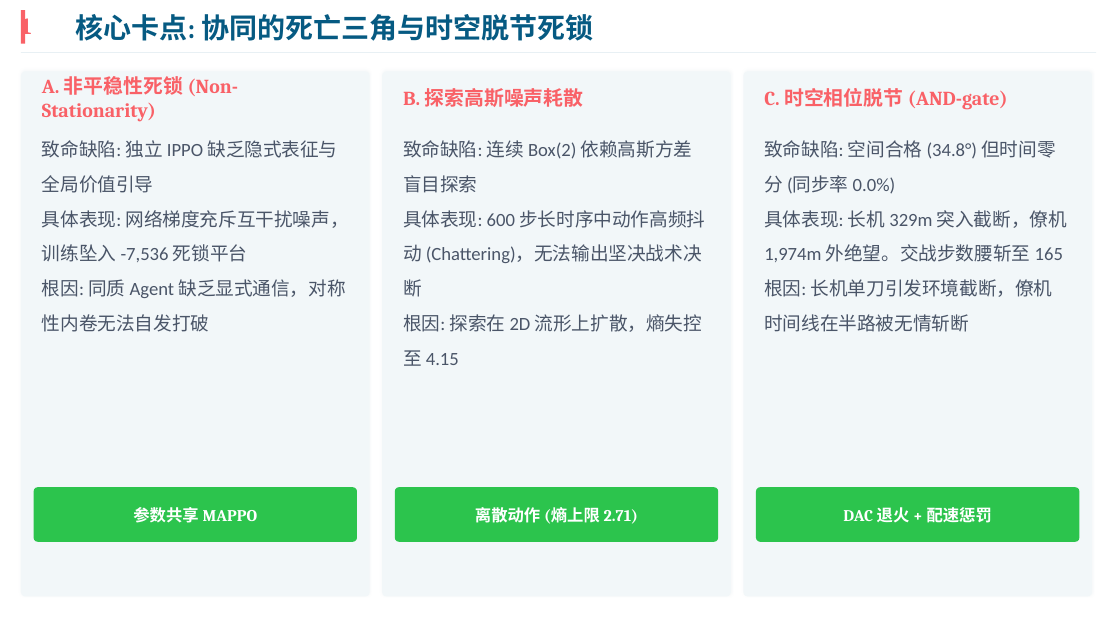
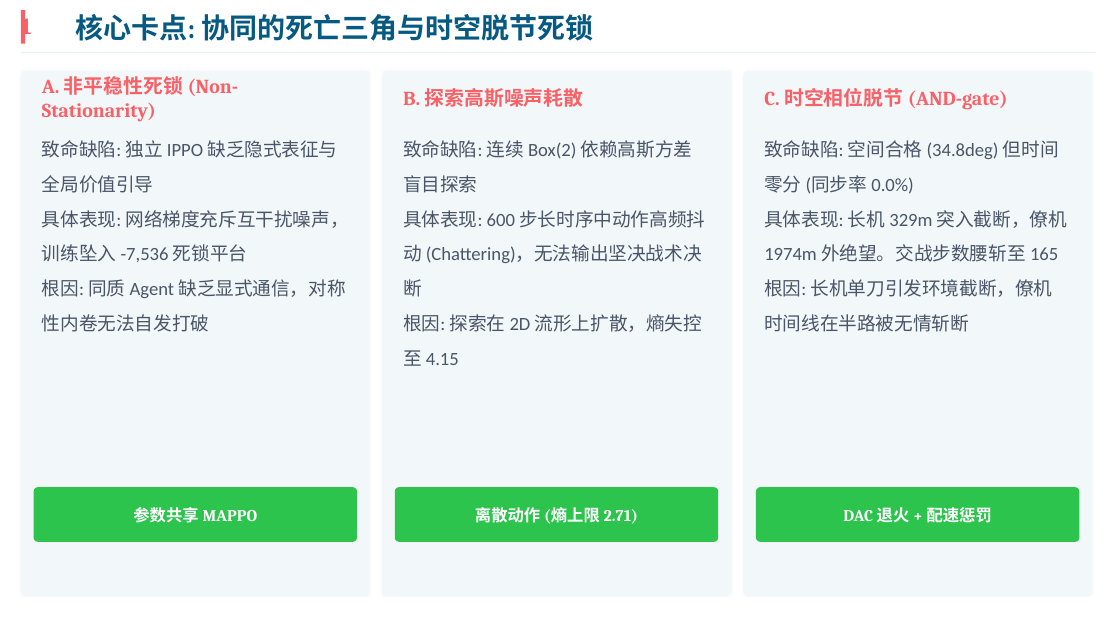
Before and after one commit to NishimiyaXSean/jsbsim-marl-formation, a slide deck: slide 2 of results/ppt/formation_coop_v7.pptx. Drawn at 1120x630 pixels with LibreOffice and Linux fonts; fonts in the diff are those of the drawing. Boxes give left, top, right and bottom in pixels: in the first picture for what was removed or moved away, otherwise in the second. Text is boxed around its words. In the diff, an @@ line names an element or a change of style, - is before the commit and + after.

Commit message:
fix: architecture diagram — all boxes within bounds, plain labels
Widened figure to 17.5" x-range, replaced circled digits (①-⑥)
with plain text labels (1.-6.) to avoid DejaVu Serif CJK tofu.
PPT regenerated with updated diagram on P3.

```diff
--- a/results/ppt/formation_coop_v7.pptx
+++ b/results/ppt/formation_coop_v7.pptx
@@ text at (764,140,1067,262): text changed @@
-致命缺陷: 空间合格 (34.8°) 但时间零分 (同步率 0.0%)
-具体表现: 长机 329m 突入截断，僚机 1,974m 外绝望。交战步数腰斩至 165
+致命缺陷: 空间合格 (34.8deg) 但时间零分 (同步率 0.0%)
+具体表现: 长机 329m 突入截断，僚机 1974m 外绝望。交战步数腰斩至 165
```
Also in this commit, not shown: 4 other slides changed, 2 other files.
